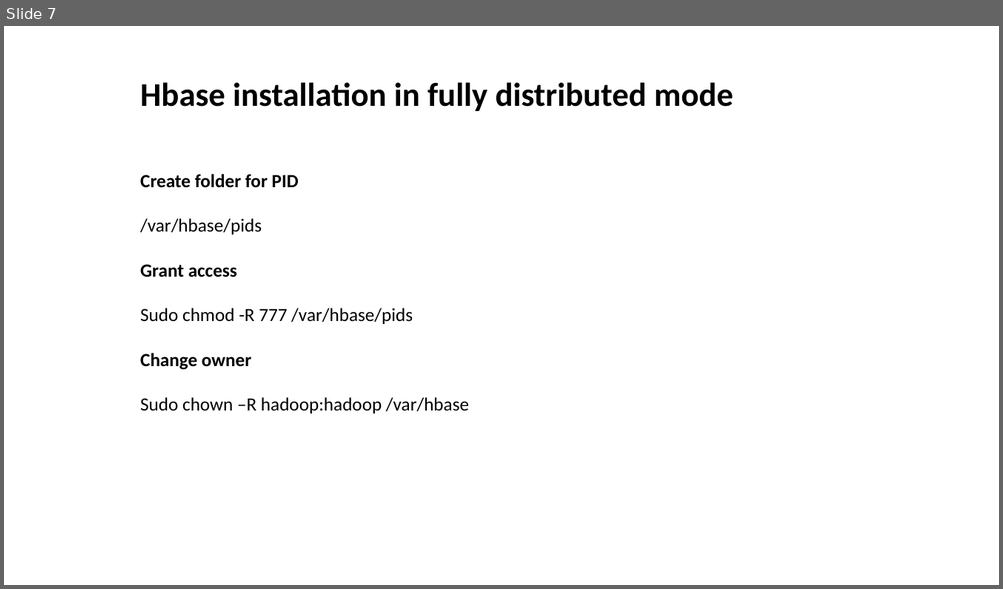
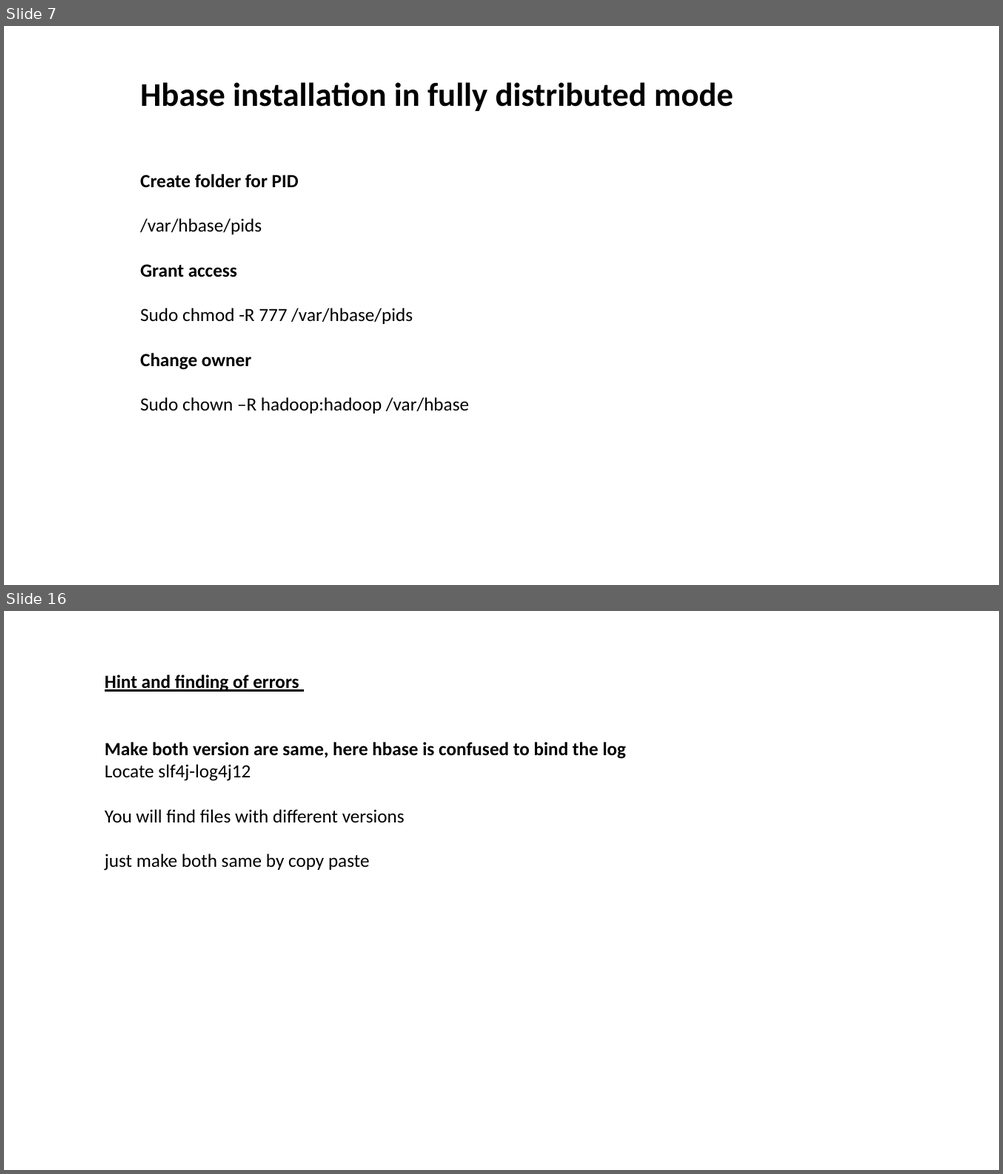
Before and after one commit to aashmishra/Bigdata_ppt, a slide deck: hbase.pptx. Shown one above the other, each under a label of ours: slide 7 before the commit, slides 7 and 16 after it; the slides between them are not shown. The pictures are 1003x589 and 1003x1174 pixels, drawn with LibreOffice and Linux fonts; fonts in the diff are those of the drawing. Boxes give left, top, right and bottom in pixels: in the first picture for what was removed or moved away, otherwise in the second. Text is boxed around its words. In the diff, an @@ line names an element or a change of style, - is before the commit and + after.

```diff
--- a/hbase.pptx
+++ b/hbase.pptx
@@ slide 16 added at (x1=4, y1=611, x2=999, y2=1170), background #FFFFFF @@
@@ text added at (x1=105, y1=675, x2=626, y2=871), 18 pt, text #000000 @@
+Hint and finding of errors
+Make both version are same, here hbase is confused to bind the log
+Locate slf4j-log4j12
+You will find files with different versions
+just make both same by copy paste
```
Also in this commit, not shown: 6 slides changed, 4 other slides added, 2 slides removed.
